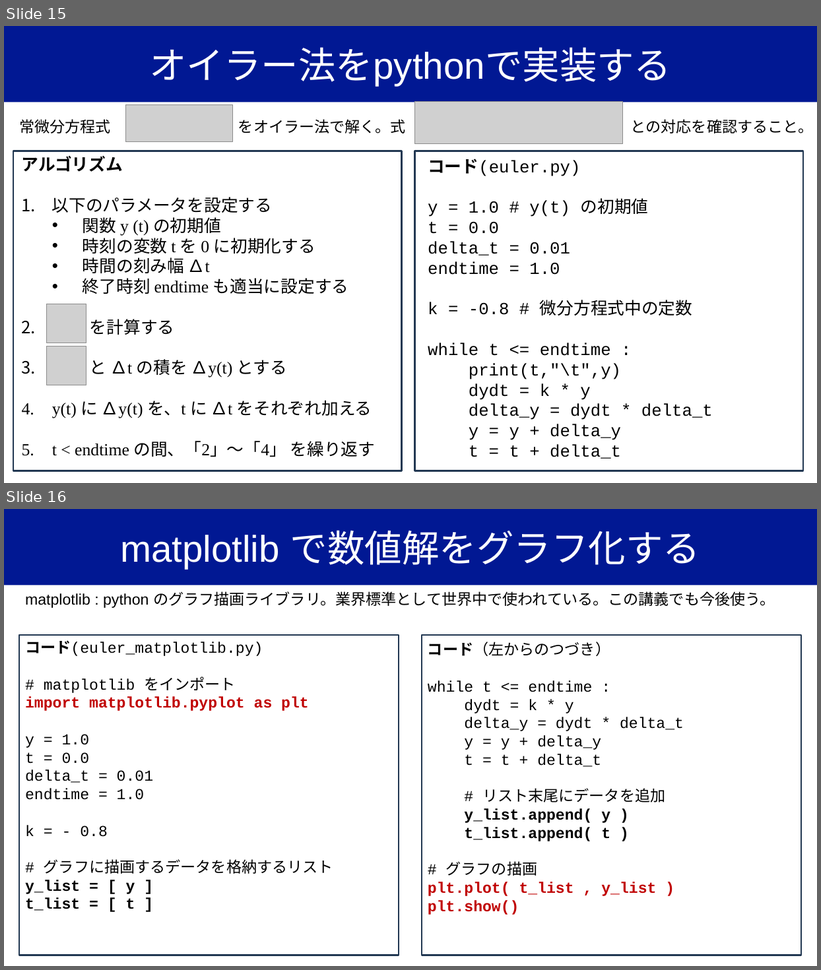
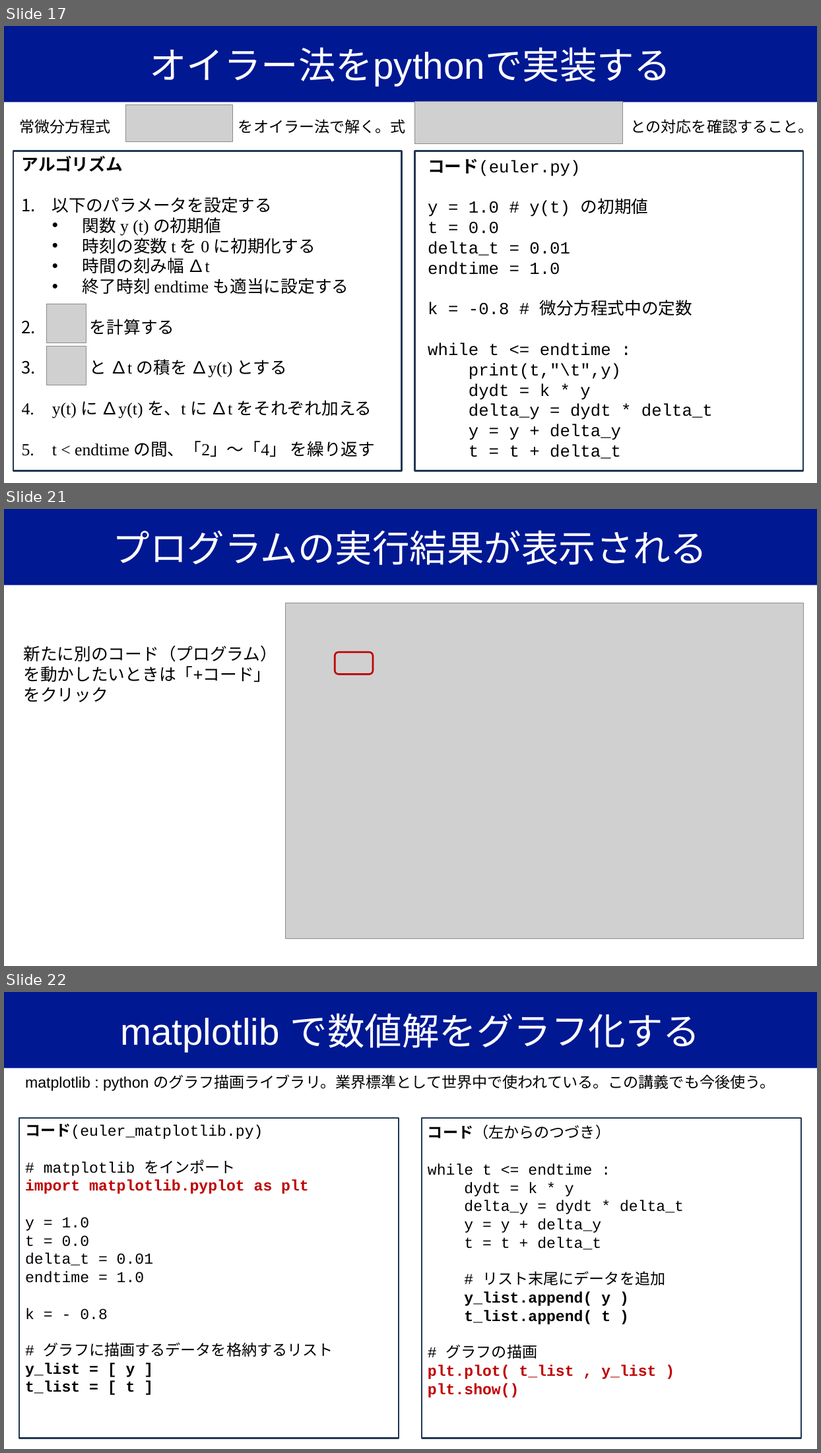
Before and after one commit to YugiLab/Lectures, a slide deck: DS2_2026/Day1/yugi_lecture1_ode.pptx. Shown one above the other, each under a label of ours: slides 15 and 16 before the commit, slides 17, 21 and 22 after it; the slides between them are not shown. The pictures are 821x970 and 821x1453 pixels, drawn with LibreOffice and Linux fonts; fonts in the diff are those of the drawing; grey boxes stand for pictures. Boxes give left, top, right and bottom in pixels: in the first picture for what was removed or moved away, otherwise in the second. Text is boxed around its words. In the diff, an @@ line names an element or a change of style, - is before the commit and + after.

```diff
--- a/DS2_2026/Day1/yugi_lecture1_ode.pptx
+++ b/DS2_2026/Day1/yugi_lecture1_ode.pptx
@@ slide 21 added at bbox=[4, 509, 817, 966], background #FFFFFF @@
@@ title added at bbox=[4, 509, 817, 586], fill #011893, 44 pt, text #FFFFFF @@
+プログラムの実行結果が表示される
@@ picture added at bbox=[285, 603, 804, 940] @@
@@ text added at bbox=[23, 646, 277, 702], 20 pt, text #000000 @@
+新たに別のコード（プログラム）
+を動かしたいときは「+コード」
+をクリック
@@ rounded rectangle added at bbox=[335, 652, 374, 674], outline #C00000 2 pt @@
@@ what was slide 15 is now slide 17 @@
@@ what was slide 16 is now slide 22 @@
```
Also in this commit, not shown: 5 other slides added, 2 other files.
